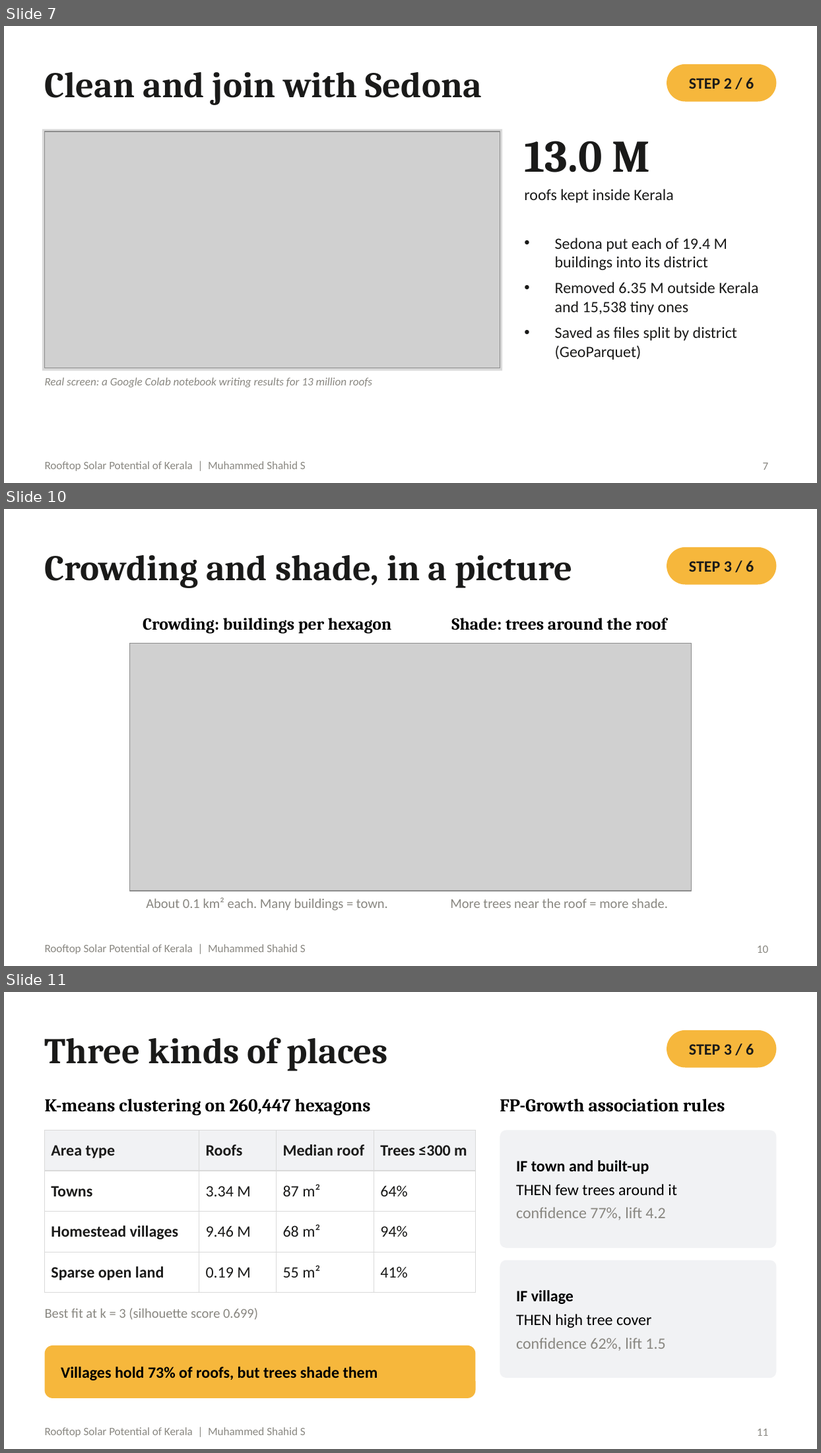
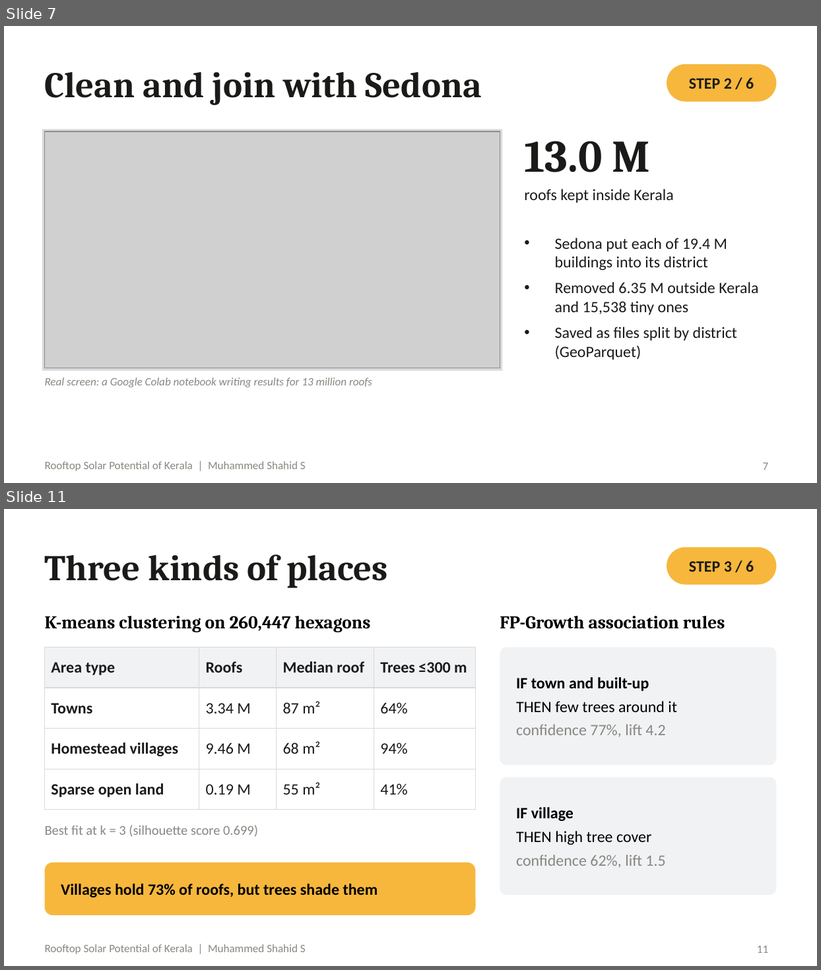
Before and after one commit to muhammedshahidsds25-collab/kerala-rooftop-solar, a slide deck: presentation/Rooftop_Solar_Kerala_Final.pptx. Shown one above the other, each under a label of ours: slides 7, 10 and 11 before the commit, slides 7 and 11 after it; the slides between them are not shown. The pictures are 821x1453 and 821x970 pixels, drawn with LibreOffice and Linux fonts; fonts in the diff are those of the drawing; grey boxes stand for pictures. Boxes give left, top, right and bottom in pixels: in the first picture for what was removed or moved away, otherwise in the second. Text is boxed around its words. In the diff, an @@ line names an element or a change of style, - is before the commit and + after.

```diff
--- a/presentation/Rooftop_Solar_Kerala_Final.pptx
+++ b/presentation/Rooftop_Solar_Kerala_Final.pptx
@@ slide 10 removed at bbox=[4, 509, 817, 966], background #FFFFFF; not listed: 1 template element that a slide beside it also shows @@
@@ rounded rectangle removed at bbox=[667, 547, 776, 585] @@
@@ title removed at bbox=[45, 555, 572, 588] @@
-Crowding and shade, in a picture
@@ text removed at bbox=[689, 560, 754, 572] @@
-STEP 3 / 6
@@ text removed at bbox=[143, 618, 391, 634] @@
-Crowding: buildings per hexagon
@@ text removed at bbox=[451, 618, 667, 630] @@
-Shade: trees around the roof
@@ picture removed at bbox=[130, 643, 692, 891] @@
@@ text removed at bbox=[146, 898, 388, 911] @@
-About 0.1 km² each. Many buildings = town.
@@ text removed at bbox=[450, 899, 668, 908] @@
-More trees near the roof = more shade.
@@ page number removed at bbox=[757, 946, 768, 953] @@
-10
```
Also in this commit, not shown: 1 slide changed, 1 slide added, 1 other file.
